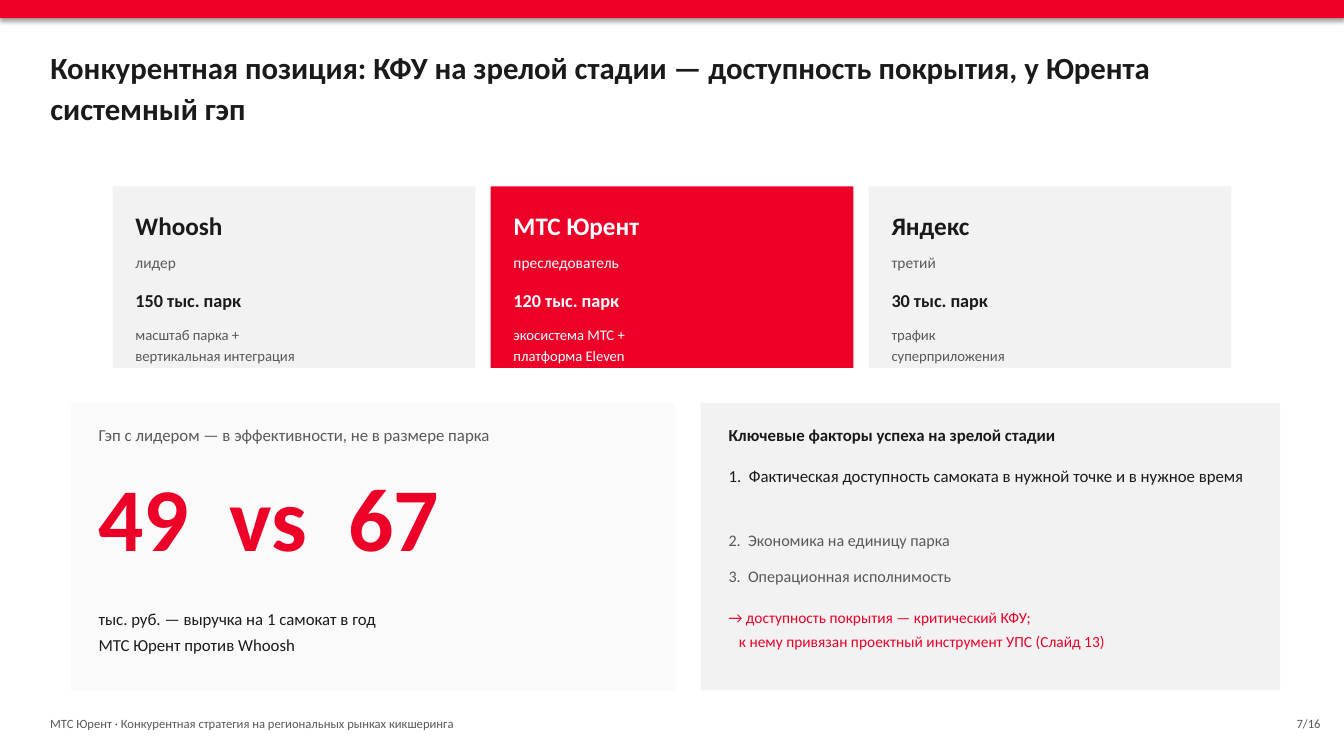
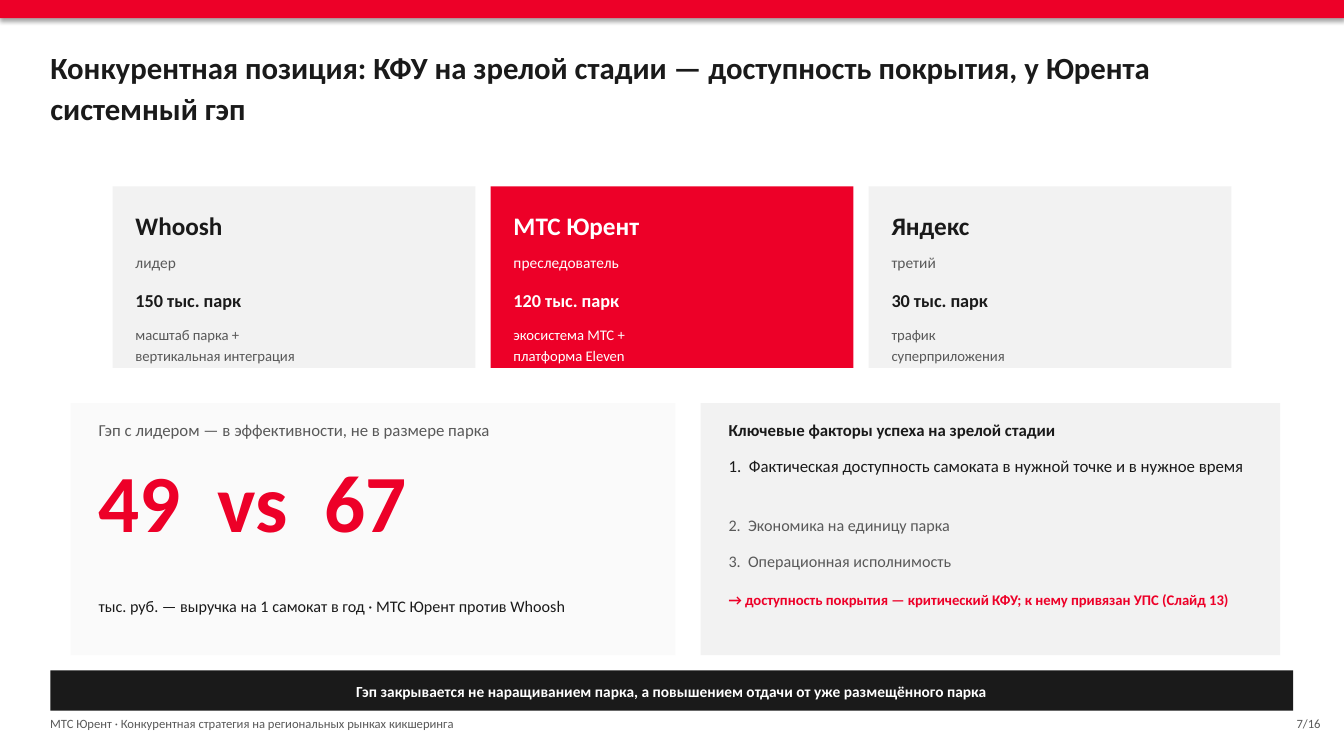
Before and after one commit to alalolop3-hue/-, a slide deck: slide 7 of vkr/VKR_presentation.pptx. Drawn at 1344x756 pixels with LibreOffice and Linux fonts; fonts in the diff are those of the drawing. Boxes give left, top, right and bottom in pixels: in the first picture for what was removed or moved away, otherwise in the second. Text is boxed around its words. In the diff, an @@ line names an element or a change of style, - is before the commit and + after.

```diff
--- a/vkr/VKR_presentation.pptx
+++ b/vkr/VKR_presentation.pptx
@@ rectangle: place and size @@
-rectangle at box(71, 403, 676, 691)
+rectangle at box(71, 403, 676, 655)
@@ text "Гэп с лидером — в ...": place and size @@
-text "Гэп с лидером — в ..." at box(99, 429, 489, 444)
+text "Гэп с лидером — в ..." at box(99, 424, 489, 439)
@@ rectangle: place and size @@
-rectangle at box(701, 403, 1280, 691)
+rectangle at box(701, 403, 1280, 655)
@@ text "Ключевые факторы успеха на зрелой ...": place and size @@
-text "Ключевые факторы успеха на зрелой ..." at box(729, 429, 1055, 444)
+text "Ключевые факторы успеха на зрелой ..." at box(729, 424, 1055, 439)
@@ text "49 vs 67": place and size @@
-text "49 vs 67" at box(99, 489, 439, 552)
+text "49 vs 67" at box(99, 476, 407, 533)
@@ text "49 vs 67" at box(99, 476, 407, 533): size 64 to 58 pt @@
@@ text "1. Фактическая доступность самоката в ...": place and size @@
-text "1. Фактическая доступность самоката в ..." at box(729, 470, 1243, 485)
+text "1. Фактическая доступность самоката в ..." at box(729, 460, 1243, 475)
@@ text "2. Экономика на единицу парка": place and size @@
-text "2. Экономика на единицу парка" at box(729, 535, 950, 549)
+text "2. Экономика на единицу парка" at box(729, 520, 950, 534)
@@ text "3. Операционная исполнимость": place and size @@
-text "3. Операционная исполнимость" at box(729, 571, 951, 585)
+text "3. Операционная исполнимость" at box(729, 556, 951, 570)
@@ text at box(745, 594, 1228, 608): text changed; size 11 to 10.5 pt; bold on @@
-→ доступность покрытия — критический КФУ;
-к нему привязан проектный инструмент УПС (Слайд 13)
+→ доступность покрытия — критический КФУ; к нему привязан УПС (Слайд 13)
@@ text at box(99, 600, 565, 615): text changed; size 12 to 11.5 pt @@
-тыс. руб. — выручка на 1 самокат в год
-МТС Юрент против Whoosh
+тыс. руб. — выручка на 1 самокат в год · МТС Юрент против Whoosh
@@ rectangle added at box(50, 670, 1294, 711), fill #1A1A1A @@
@@ text added at box(356, 686, 986, 700), 11 pt, text #FFFFFF, bold @@
+Гэп закрывается не наращиванием парка, а повышением отдачи от уже размещённого парка
```
Also in this commit, not shown: 13 other slides changed, 4 other files.
